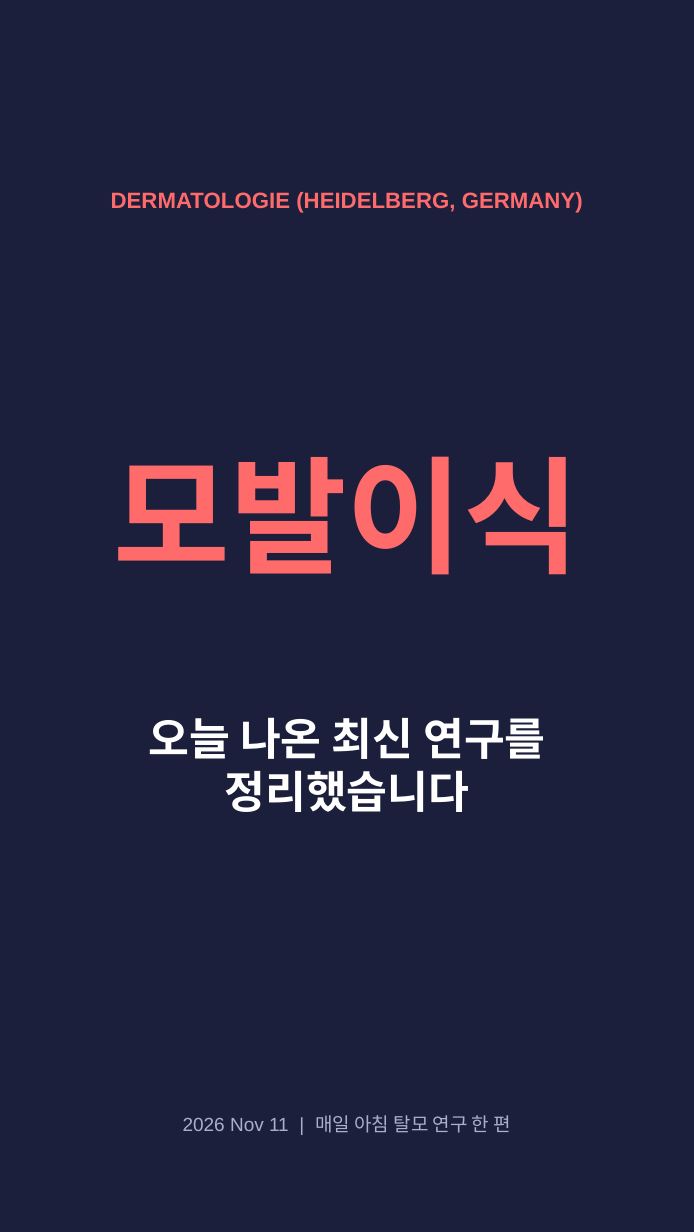
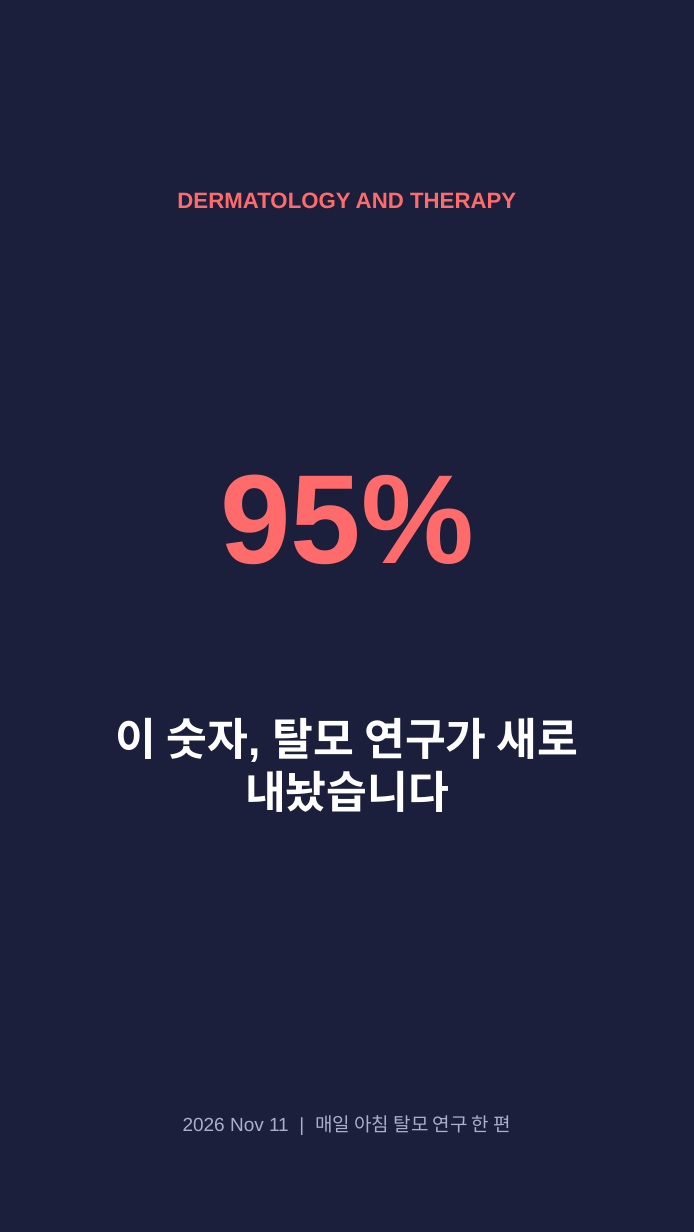
Before and after one commit to hyokang2010-BJ-ANTH/product-builder-test, a slide deck: slide 1 of pwa/data/latest/slides.pptx. Drawn at 694x1232 pixels with LibreOffice and Linux fonts; fonts in the diff are those of the drawing. Boxes give left, top, right and bottom in pixels: in the first picture for what was removed or moved away, otherwise in the second. Text is boxed around its words. In the diff, an @@ line names an element or a change of style, - is before the commit and + after.

```diff
--- a/pwa/data/latest/slides.pptx
+++ b/pwa/data/latest/slides.pptx
@@ text at bbox=[177, 192, 516, 209]: text changed @@
-DERMATOLOGIE (HEIDELBERG, GERMANY)
+DERMATOLOGY AND THERAPY
@@ text at bbox=[220, 474, 474, 565]: text changed @@
-모발이식
+95%
@@ text at bbox=[116, 717, 579, 812]: text changed @@
-오늘 나온 최신 연구를 정리했습니다
+이 숫자, 탈모 연구가 새로 내놨습니다
```
Also in this commit, not shown: 3 other slides changed, 3 slides added, 3 slides removed, 26 other files.
